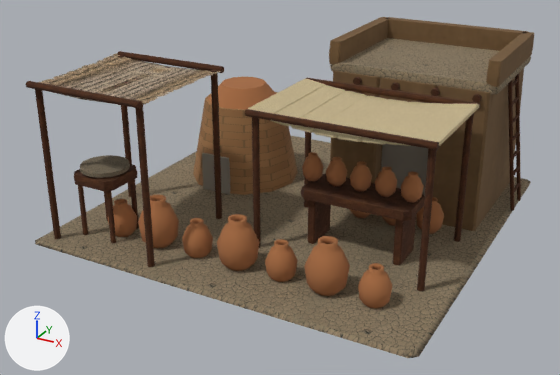
The glTF model assets/3d/sumer-buildings/pottery.glb, before and after one commit.
Before and after are seen from a 50 mm camera at (4.64, -9.13, 4.85) aimed at (-0.14, -0.44, 0.5). The axes (+X, +Y, +Z) are drawn at lower left. The lights are the same throughout. The older version comes first. Vertices at exactly the same position are counted once.

Script lines for the objects in view, before the commit:
```python
ob_pottery_0 = bpy.data.objects.new('pottery-0', me_mesh_0)
ob_pottery_0.location = (0.0, 0.0, 0.0)
ob_pottery_1 = bpy.data.objects.new('pottery-1', me_mesh_1)
ob_pottery_1.location = (0.0, 0.0, 0.0)
ob_pottery_10 = bpy.data.objects.new('pottery-10', me_mesh_10)
ob_pottery_10.location = (-1.94, -1.94, 1.0)
ob_pottery_3 = bpy.data.objects.new('pottery-3', me_mesh_3)
ob_pottery_3.location = (0.0, 0.0, 0.0)
ob_pottery_5 = bpy.data.objects.new('pottery-5', me_mesh_5)
ob_pottery_5.location = (0.0, 0.0, 0.0)
ob_pottery_7 = bpy.data.objects.new('pottery-7', me_mesh_7)
ob_pottery_7.location = (0.0, 0.0, 0.0)
ob_pottery_8 = bpy.data.objects.new('pottery-8', me_mesh_8)
ob_pottery_8.location = (0.0, 0.0, 0.0)
# also in view: 'pottery-11' at (2.54, 1.55, 1.17); 'pottery-2' at (0.03, 0.31, 0.76); 'pottery-6' at (-1.4, 0.7, 0.65)
```
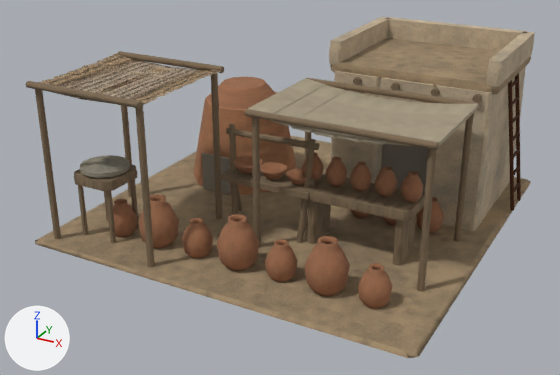
Where the newer file only moved an object's origin or applied its transform, the numbers keep the older frame.

What changed in the scene script:
```text
Add mat_courtyard_stone:
    mat_courtyard_stone = bpy.data.materials.new('courtyard-stone')
    # colours: grey #999281
    # uses the picture img_assets_3d_textures_courtyard_earth_color_jpg
    # uses the picture img_assets_3d_textures_courtyard_earth_normal_jpg
Add mat_courtyard_pottery:
    mat_courtyard_pottery = bpy.data.materials.new('courtyard-pottery')
    # colours: brown #a77251
    # uses the picture img_assets_3d_textures_courtyard_pottery_color_jpg
    # uses the picture img_assets_3d_textures_courtyard_pottery_normal_jpg
Add mat_courtyard_cloth:
    mat_courtyard_cloth = bpy.data.materials.new('courtyard-cloth')
    # colours: beige #b9ac91
    # uses the picture img_assets_3d_textures_courtyard_cloth_color_jpg
    # uses the picture img_assets_3d_textures_courtyard_cloth_normal_jpg
Add mat_courtyard_wood:
    mat_courtyard_wood = bpy.data.materials.new('courtyard-wood')
    # colours: brown #8a755b
    # uses the picture img_assets_3d_textures_courtyard_wood_color_jpg
    # uses the picture img_assets_3d_textures_courtyard_wood_normal_jpg
Add mat_courtyard_plaster:
    mat_courtyard_plaster = bpy.data.materials.new('courtyard-plaster')
    # colours: beige #ccb79a
    # uses the picture img_assets_3d_textures_courtyard_plaster_color_jpg
    # uses the picture img_assets_3d_textures_courtyard_plaster_normal_jpg
Add mat_courtyard_earth:
    mat_courtyard_earth = bpy.data.materials.new('courtyard-earth')
    # colours: beige #a58d6e
    # uses the picture img_assets_3d_textures_courtyard_earth_color_jpg
    # uses the picture img_assets_3d_textures_courtyard_earth_normal_jpg
Change me_mesh_0:
    where me_mesh_0.from_pydata(...)  # 48 vertices, 88 faces; spans x -2.69..2.69, y -2.69..2.69, z 0.0..2.11
    remove me_mesh_0.materials.append(mat_alluvial_earth)
    add me_mesh_0.materials.append(mat_courtyard_earth)
Change me_mesh_1:
    remove me_mesh_1.from_pydata(...)  # 216 vertices, 396 faces; spans x 0.12..2.48, y 0.43..2.47, z 0.0..2.4
    remove me_mesh_1.materials.append(mat_warm_clay_plaster)
    add me_mesh_1.from_pydata(...)  # 216 vertices, 396 faces; spans x 0.12..2.48, y 0.43..2.48, z 0.0..2.4
    edits to the shape of me_mesh_1 do not show in these pictures
    add me_mesh_1.materials.append(mat_courtyard_plaster)
Change me_mesh_3:
    remove me_mesh_3.from_pydata(...)  # 552 vertices, 1004 faces; spans x -2.52..2.35, y -2.56..2.53, z 0.0..2.22
    add me_mesh_3.from_pydata(...)  # 650 vertices, 1176 faces; spans x -2.52..2.35, y -2.56..2.53, z 0.0..2.22
    me_mesh_3 part 1: a new loose piece, a box spanning x -0.705..0.605, y -1.08..-0.6, z 0.742..0.817, in mat_courtyard_wood
    me_mesh_3 part 2: a new loose piece of 18 vertices spanning x 0.4..0.59, y -1.02..-0.8, z 0.04..1.46, in mat_courtyard_wood
    me_mesh_3 part 3: a new loose piece of 18 vertices spanning x 0.52..0.68, y -0.91..-0.49, z 0.04..0.95, in mat_courtyard_wood
    me_mesh_3 part 4: a new loose piece of 18 vertices spanning x -0.69..-0.5, y -1.02..-0.8, z 0.04..1.46, in mat_courtyard_wood
    me_mesh_3 part 5: a new loose piece of 18 vertices spanning x -0.78..-0.62, y -0.91..-0.49, z 0.04..0.95, in mat_courtyard_wood
    me_mesh_3 part 6: a new loose piece of 18 vertices spanning x -0.73..0.63, y -0.89..-0.79, z 1.32..1.43, in mat_courtyard_wood
    me_mesh_3 part 7: 1004 faces spanning x -2.52..2.35, y -2.56..2.53, z 0.0..2.22 switch from mat_worn_timber to mat_courtyard_wood
Change me_mesh_5:
    where me_mesh_5.from_pydata(...)  # 192 vertices, 352 faces; spans x -0.06..2.36, y -1.46..0.16, z 1.78..1.94
    remove me_mesh_5.materials.append(mat_woven_linen)
    add me_mesh_5.materials.append(mat_courtyard_cloth)
Change me_mesh_7:
    remove me_mesh_7.from_pydata(...)  # 2216 vertices, 4368 faces; spans x -2.0..2.1, y -2.17..1.3, z 0.0..1.55
    add me_mesh_7.from_pydata(...)  # 2471 vertices, 4830 faces; spans x -2.0..2.1, y -2.17..1.3, z 0.0..1.55
    me_mesh_7 part 8: a new loose piece of 85 vertices spanning x 0.19..0.55, y -1.01..-0.67, z 0.83..0.97, in mat_courtyard_pottery
    me_mesh_7 part 9: a new loose piece of 85 vertices spanning x -0.21..0.17, y -1.03..-0.65, z 0.83..0.98, in mat_courtyard_pottery
    me_mesh_7 part 10: a new loose piece of 85 vertices spanning x -0.61..-0.21, y -1.04..-0.64, z 0.83..0.99, in mat_courtyard_pottery
    me_mesh_7 part 11: 4368 faces spanning x -2.0..2.1, y -2.17..1.3, z 0.0..1.55 switch from mat_fired_pottery (brown #a76b41) to mat_courtyard_pottery
Change me_mesh_10:
    remove me_mesh_10.from_pydata(...)  # 76 vertices, 140 faces; spans x -0.32..0.32, y -0.32..0.32, z -0.027..0.03
    add me_mesh_10.from_pydata(...)  # 74 vertices, 140 faces; spans x -0.32..0.32, y -0.32..0.32, z -0.027..0.031
    me_mesh_10 part 12: 136 faces spanning x -0.32..0.32, y -0.32..0.32, z -0.027..0.031 switch from mat_bank_stone to mat_courtyard_stone
    edits to the shape of me_mesh_10 do not show in these pictures
```

Boxes [x1, y1, x2, y2] around the edits, measured in the pictures (560 x 375 px):
'pottery-0', recoloured
    both: [35, 38, 531, 358]
'pottery-1', recoloured (lighter)
    both: [329, 17, 534, 231]
'pottery-5', recoloured
    both: [248, 79, 479, 146]
part 1 of me_mesh_3, added (brown)
    after: [220, 169, 309, 199]
part 2 of me_mesh_3, added (brown)
    after: [296, 139, 316, 243]
part 3 of me_mesh_3, added
    after: [309, 177, 330, 232]
part 4 of me_mesh_3, added (brown)
    after: [229, 124, 239, 215]
part 5 of me_mesh_3, added
    after: [229, 161, 242, 211]
part 6 of me_mesh_3, added (brown)
    after: [226, 128, 320, 150]
part 7 of me_mesh_3, recoloured
    both: [25, 51, 482, 292]
part 8 of me_mesh_7, added
    after: [286, 169, 312, 185]
part 9 of me_mesh_7, added
    after: [260, 162, 288, 180]
part 10 of me_mesh_7, added
    after: [233, 156, 263, 174]
part 11 of me_mesh_7, edited (looks the same)
    both: [108, 77, 444, 309]
part 12 of me_mesh_10, recoloured (lighter)
    both: [80, 155, 130, 178]
